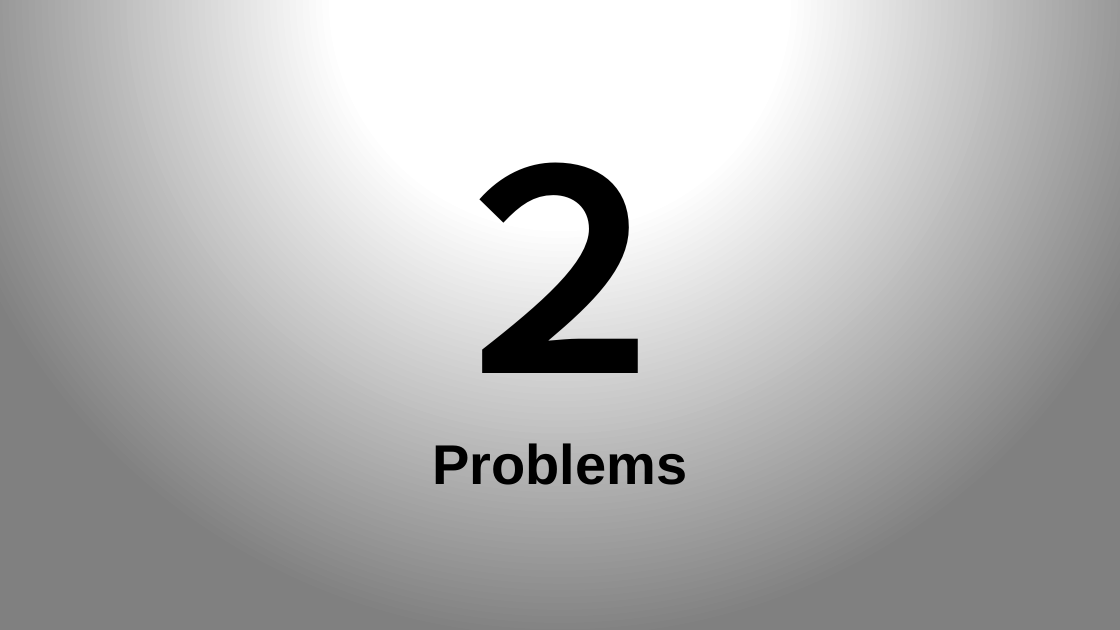
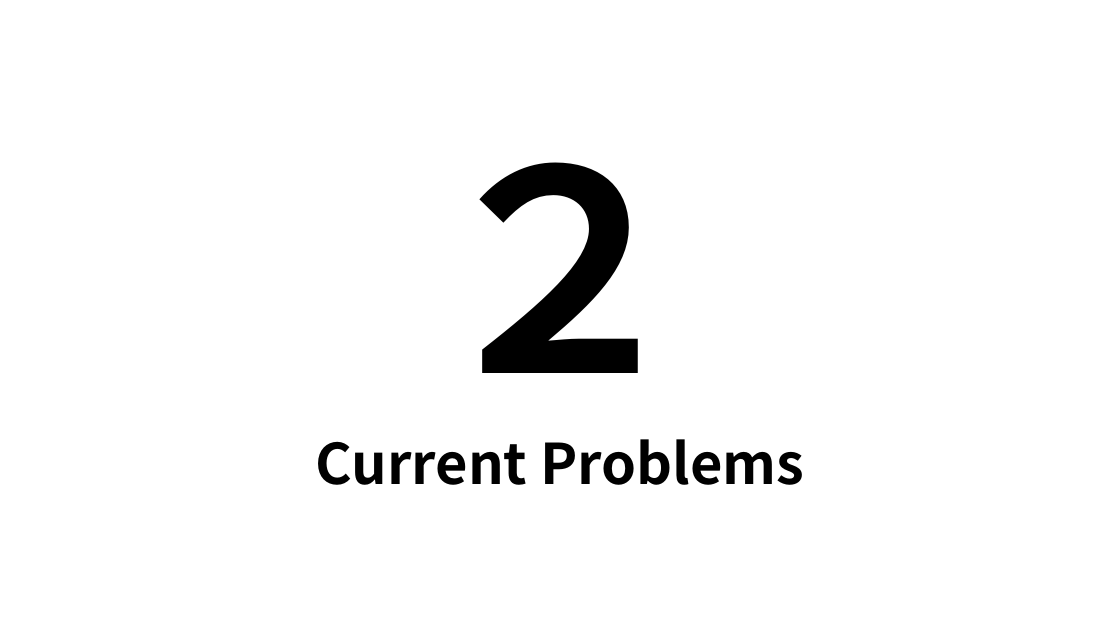
Before and after one commit to KNobuki/Rakuten_fashion, a slide deck: slide 5 of presentation/Presentation.pptx (slide 4 before the commit). Drawn at 1120x630 pixels with LibreOffice and Linux fonts; fonts in the diff are those of the drawing. Boxes give left, top, right and bottom in pixels: in the first picture for what was removed or moved away, otherwise in the second. Text is boxed around its words. In the diff, an @@ line names an element or a change of style, - is before the commit and + after.

Commit message:
changed design

```diff
--- a/presentation/Presentation.pptx
+++ b/presentation/Presentation.pptx
@@ background gradient #FFFFFF to #808080 to #FFFFFF @@
@@ title "２" at (421, 162, 700, 441): font Arial to Noto Sans CJK JP @@
@@ subtitle at (316, 439, 804, 485): text changed; font Arial to Noto Sans CJK JP @@
-Problems
+Current Problems
```
Also in this commit, not shown: 13 other slides changed, 1 slide added.
